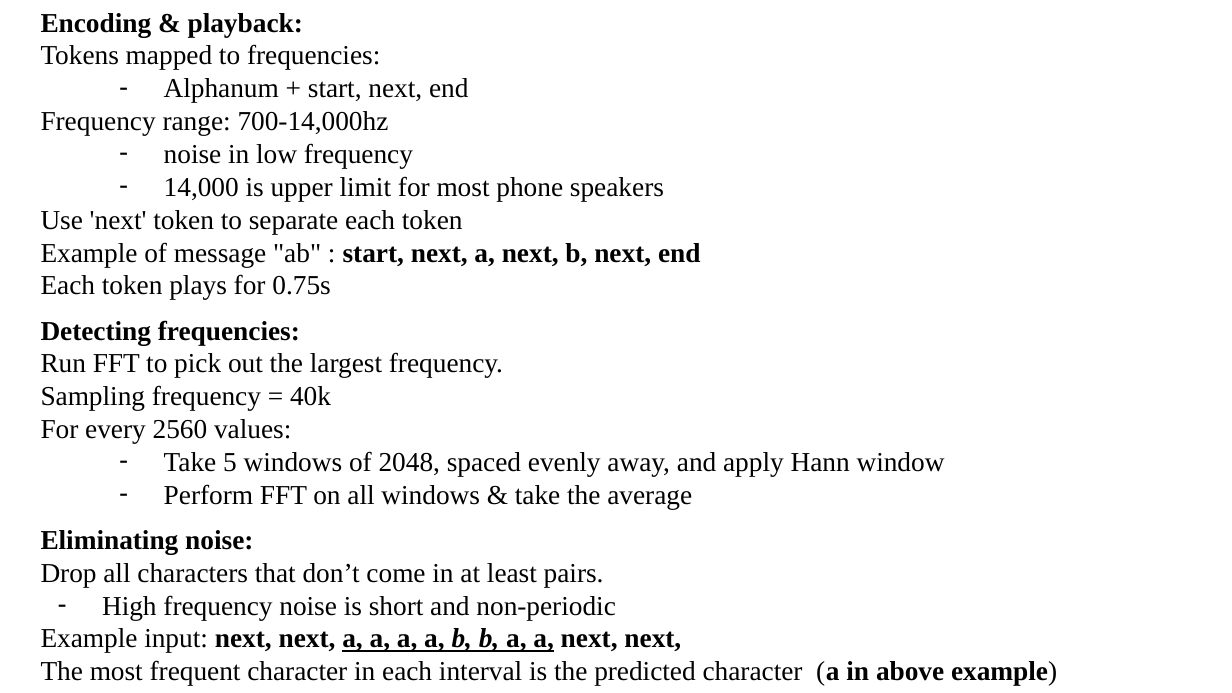
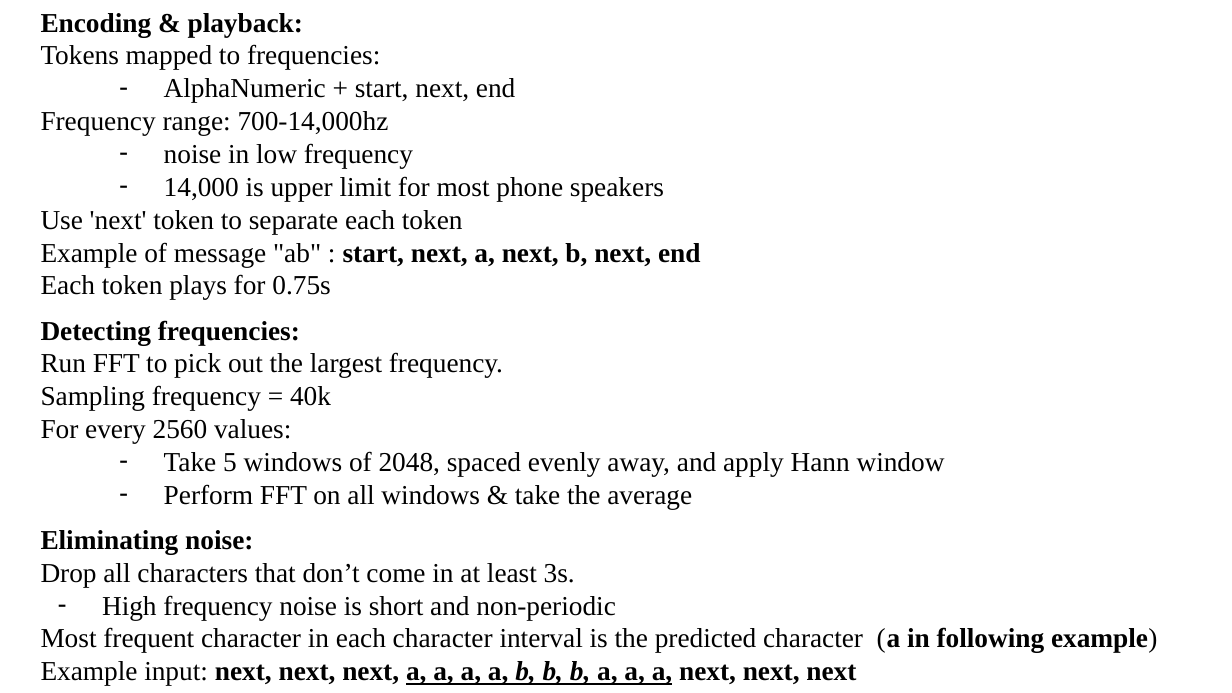
Before and after one commit to alexfjw/CS3218_Project, a slide deck: slide 1 of 1slide_writeup.pptx. Drawn at 1232x693 pixels with LibreOffice and Linux fonts; fonts in the diff are those of the drawing. Boxes give left, top, right and bottom in pixels: in the first picture for what was removed or moved away, otherwise in the second. Text is boxed around its words. In the diff, an @@ line names an element or a change of style, - is before the commit and + after.

Commit message:
edit ppt

```diff
--- a/1slide_writeup.pptx
+++ b/1slide_writeup.pptx
@@ text at (164, 78, 515, 102): text changed @@
-– Alphanum + start, next, end
+– AlphaNumeric + start, next, end
@@ text at (41, 563, 575, 587): text changed @@
-Drop all characters that don’t come in at least pairs.
+Drop all characters that don’t come in at least 3s.
@@ text at (41, 627, 1157, 685): text changed @@
-Example input: next, next, a, a, a, a, b, b, a, a, next, next,
-The most frequent character in each interval is the predicted character (a in above example)
+Most frequent character in each character interval is the predicted character (a in following example)
+Example input: next, next, next, a, a, a, a, b, b, b, a, a, a, next, next, next
```
